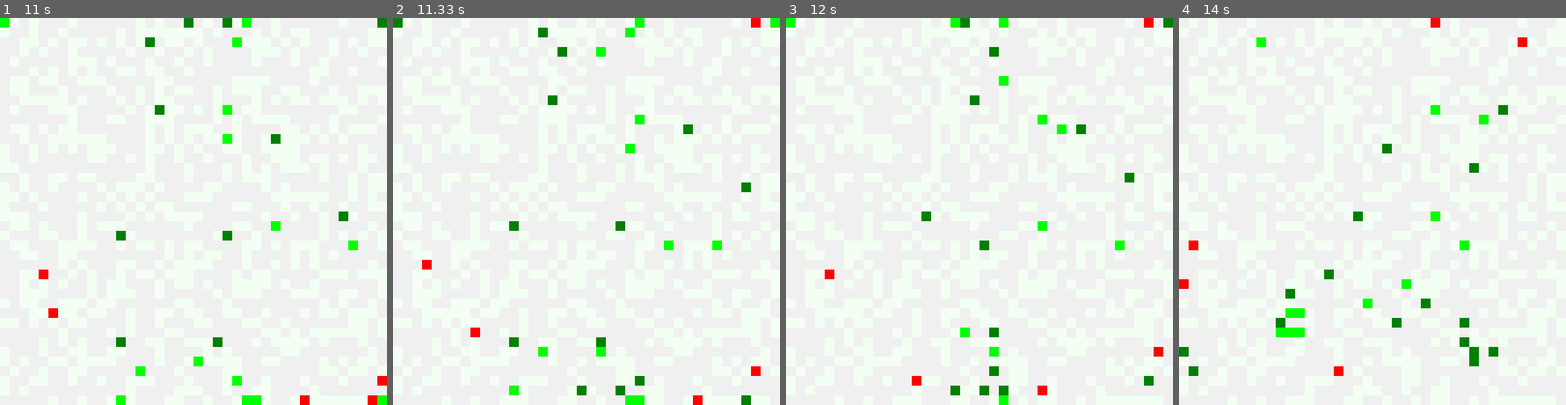
Above: before the commit, frames 1-4 (left to right).
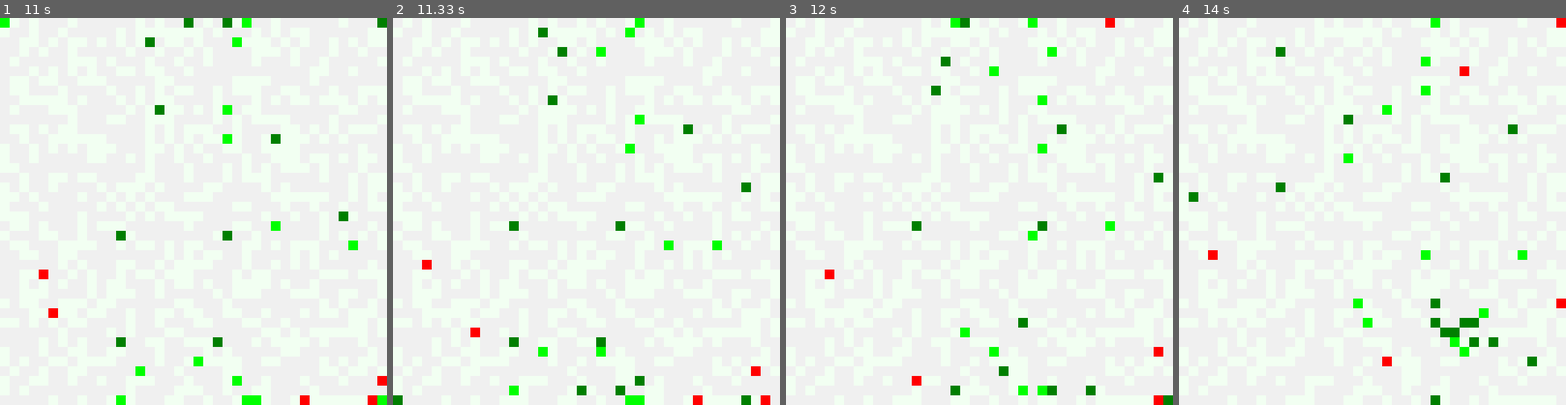
Above: after the commit, the same moments.

Repository: snisarg/263C
Game: pygame game, started from game.py
Same seed, same stepped clock (60 frames per second), same inputs: the game is played once before the commit and once after it. The source is Python 2; it was converted automatically to run under Python 3.
Inputs:
- Up to frame 1 (11 s): no input
- Up to frame 2 (11.33 s): no input
- Up to frame 3 (12 s): no input
- Up to frame 4 (14 s): no input

Frame 1 is identical in both runs. In frame 2, 0.3% of the frame differs, in the area x 0-100%, y 0-100%; in frame 3, 2.6%; in frame 4, 3.9%.

Commit message:
Q-Learning bug!

Diff:
--- a/animat.py
+++ b/animat.py
@@ -244,7 +244,6 @@
                 grid.singleton_world.kill(animat)
                 # self.qlearn.doQLearning(reward, self.sense_state(self.__closest_animat()))
                 self.making_signal = False
-                break
 
             elif isinstance(animat, HPrey):
                 if self.energy > animat.energy:
@@ -265,7 +264,6 @@
                     reward = 0
                     # self.qlearn.doQLearning(reward, self.sense_state(self.__closest_animat()))
                     self.making_signal = False
-                break
 
 
 # --- Return the state of the Animat
